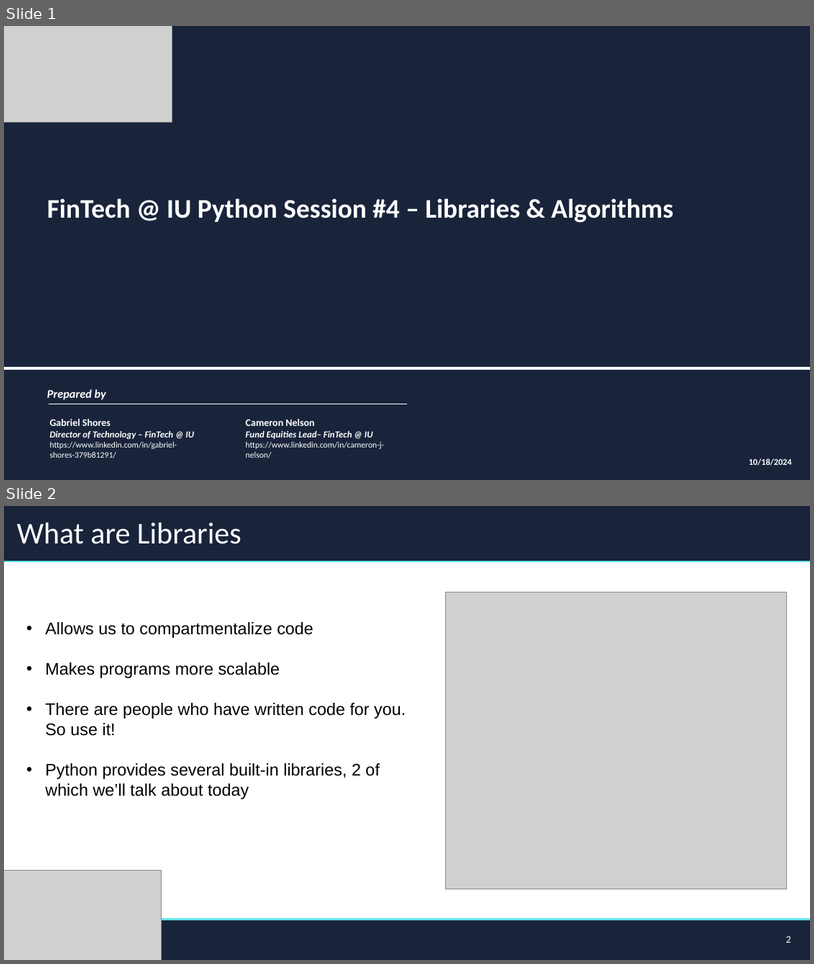
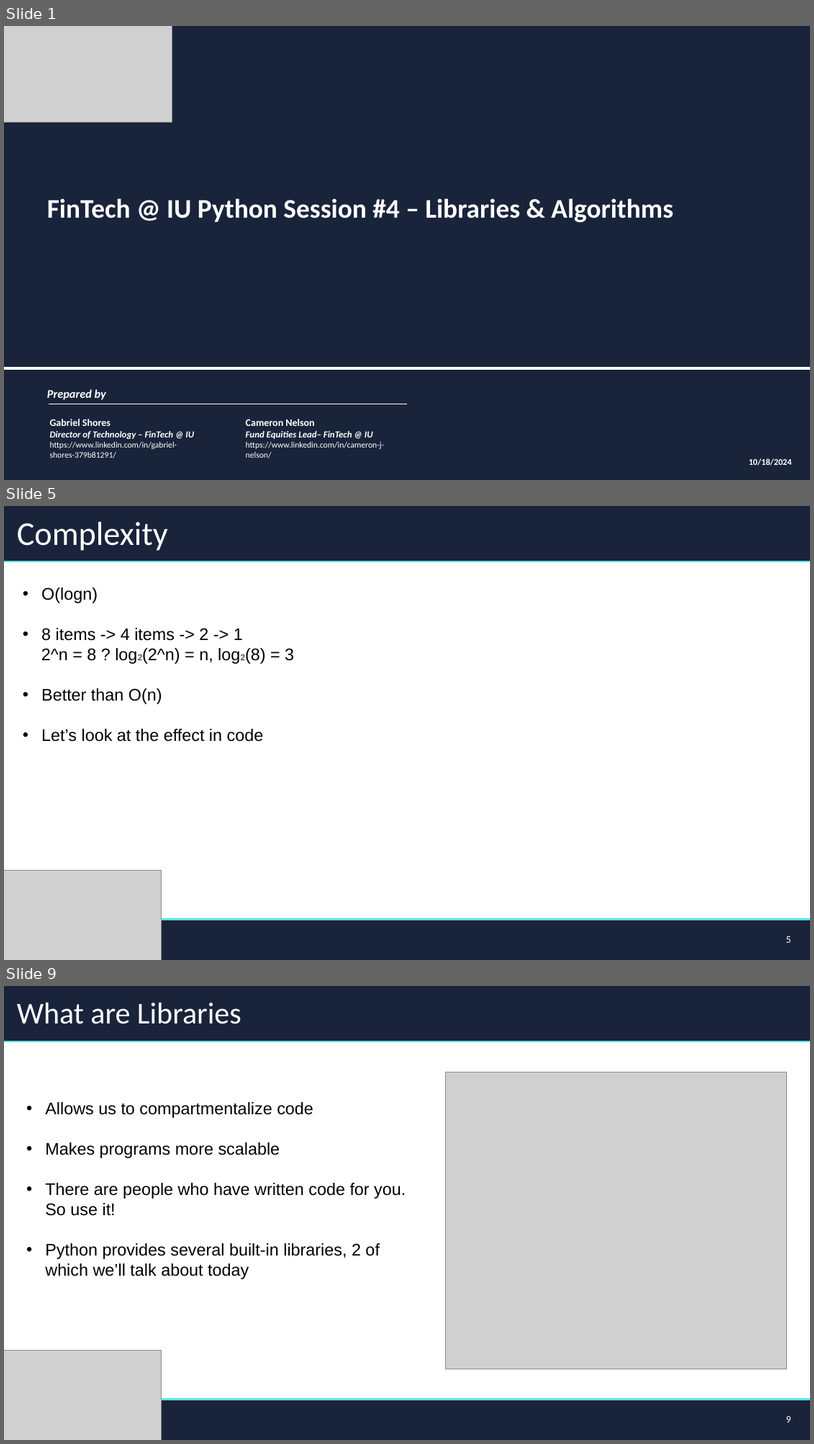
Before and after one commit to FinTechIU/pySupp, a slide deck: FA24/WK4/CodingSessionFour.pptx. Shown one above the other, each under a label of ours: slides 1 and 2 before the commit, slides 1, 5 and 9 after it; the slides between them are not shown. The pictures are 814x964 and 814x1444 pixels, drawn with LibreOffice and Linux fonts; fonts in the diff are those of the drawing; grey boxes stand for pictures; background and template pictures are left out. Boxes give left, top, right and bottom in pixels: in the first picture for what was removed or moved away, otherwise in the second. Text is boxed around its words. In the diff, an @@ line names an element or a change of style, - is before the commit and + after.

Commit message:
Added teching classes and some more algorithmic complexity

```diff
--- a/FA24/WK4/CodingSessionFour.pptx
+++ b/FA24/WK4/CodingSessionFour.pptx
@@ slide 5 added at [4, 506, 810, 960], background #FFFFFF @@
@@ rectangle added at [4, 506, 810, 561], fill #19243B, outline #19243B 1 pt @@
@@ title added at [17, 522, 168, 551], 39.6 pt, text #FFFFFF @@
+Complexity
@@ line added from (4, 561) to (810, 561), #5EE1E6 2.25 pt @@
@@ text added at [41, 587, 294, 741], 20 pt, text #000000 @@
+• O(logn)
+• 8 items -> 4 items -> 2 -> 1
+2^n = 8 ? log2(2^n) = n, log2(8) = 3
+• Better than O(n)
+• Let’s look at the effect in code
@@ picture added at [4, 870, 162, 960] @@
@@ rectangle added at [4, 921, 810, 960], fill #19243B, outline #19243B 1 pt @@
@@ line added from (4, 919) to (810, 919), #5EE1E6 2.25 pt @@
@@ page number added at [787, 936, 792, 942], 12 pt, text #FFFFFF @@
+5
@@ what was slide 2 is now slide 9 @@
@@ page number at [787, 1416, 792, 1422]: text changed @@
-2
+9
```
Also in this commit, not shown: 6 other slides added, 2 other files.
